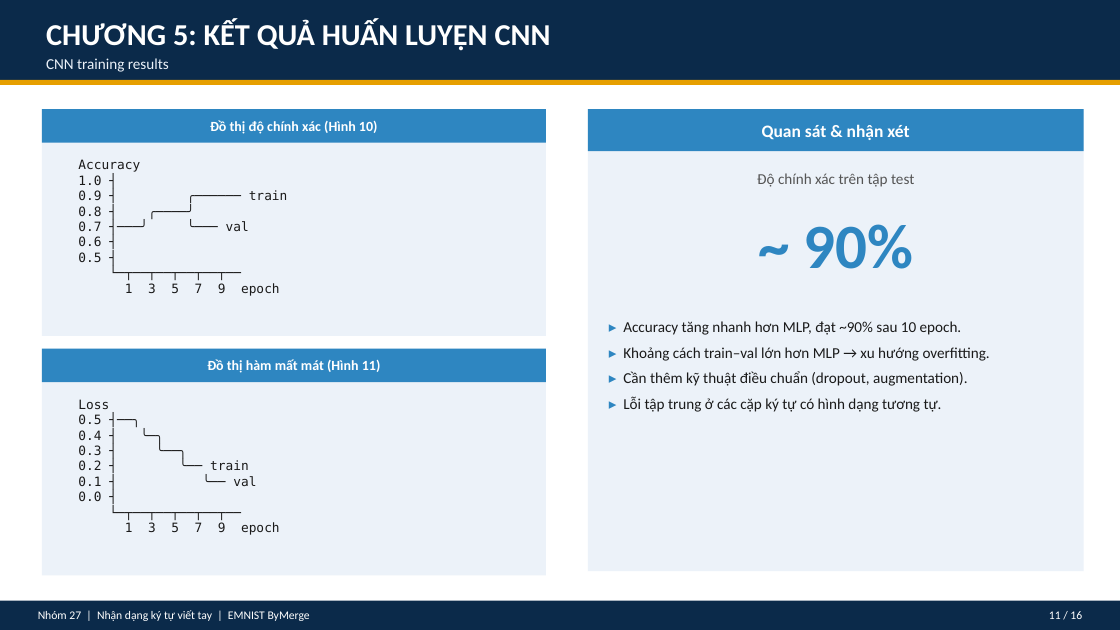
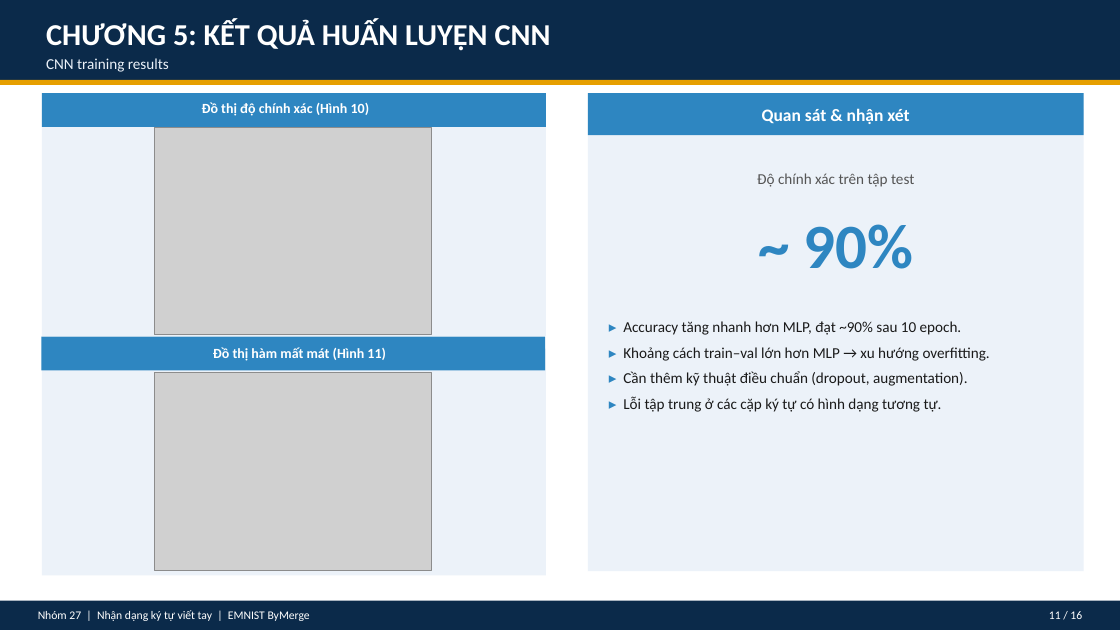
Before and after one commit to LuminNguyen0402/Character-recognition-PTIT, a slide deck: slide 11 of Slide_NhanDangKyTuVietTay.pptx. Drawn at 1120x630 pixels with LibreOffice and Linux fonts; fonts in the diff are those of the drawing; grey boxes stand for pictures. Boxes give left, top, right and bottom in pixels: in the first picture for what was removed or moved away, otherwise in the second. Text is boxed around its words. In the diff, an @@ line names an element or a change of style, - is before the commit and + after.

```diff
--- a/Slide_NhanDangKyTuVietTay.pptx
+++ b/Slide_NhanDangKyTuVietTay.pptx
@@ text "Đồ thị độ chính xác ...": place and size @@
-text "Đồ thị độ chính xác ..." at box(210, 120, 378, 134)
+text "Đồ thị độ chính xác ..." at box(202, 102, 370, 116)
@@ 2 rectangles, 1 text: place and size @@
-2 rectangles, 1 text at box(42, 109, 1084, 151)
+2 rectangles, 1 text at box(42, 93, 1084, 135)
@@ picture added at box(155, 127, 432, 334) @@
@@ text removed at box(78, 159, 288, 296) @@
-Accuracy
-1.0 ┤
-0.9 ┤ ╭────── train
-0.8 ┤ ╭────╯
-0.7 ┤───╯ ╰─── val
-0.6 ┤
-0.5 ┤
-└─┬──┬──┬──┬──┬──
-1 3 5 7 9 epoch
@@ rectangle: place and size @@
-rectangle at box(42, 349, 546, 382)
+rectangle at box(41, 337, 545, 371)
@@ text "Đồ thị hàm mất mát ...": place and size @@
-text "Đồ thị hàm mất mát ..." at box(207, 359, 381, 373)
+text "Đồ thị hàm mất mát ..." at box(213, 347, 386, 361)
@@ picture added at box(155, 373, 432, 571) @@
@@ text removed at box(78, 399, 280, 535) @@
-Loss
-0.5 ┤──╮
-0.4 ┤ ╰─╮
-0.3 ┤ ╰──╮
-0.2 ┤ ╰── train
-0.1 ┤ ╰── val
-0.0 ┤
-└─┬──┬──┬──┬──┬──
-1 3 5 7 9 epoch
```
Also in this commit, not shown: 6 other slides changed, 2 other files.
